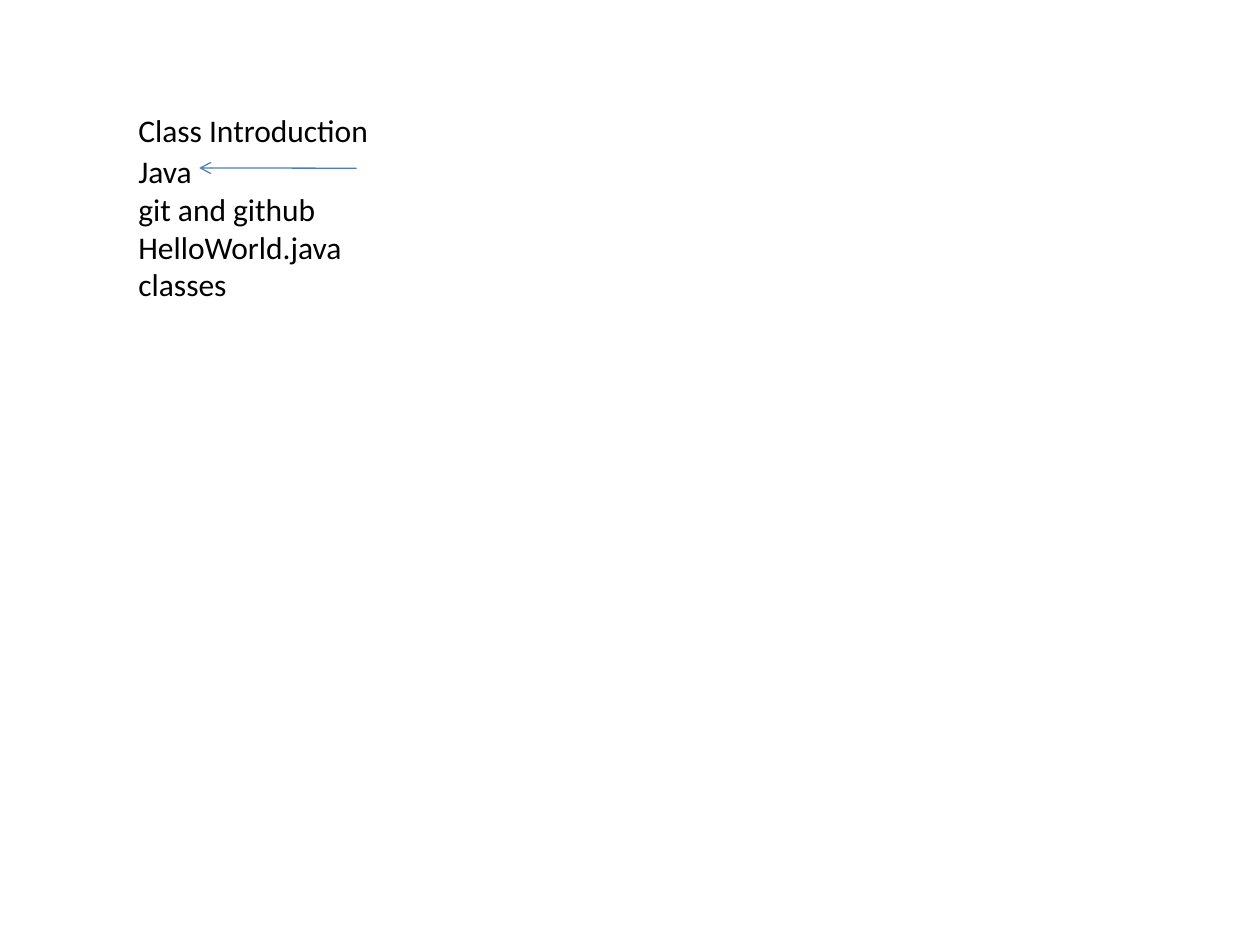
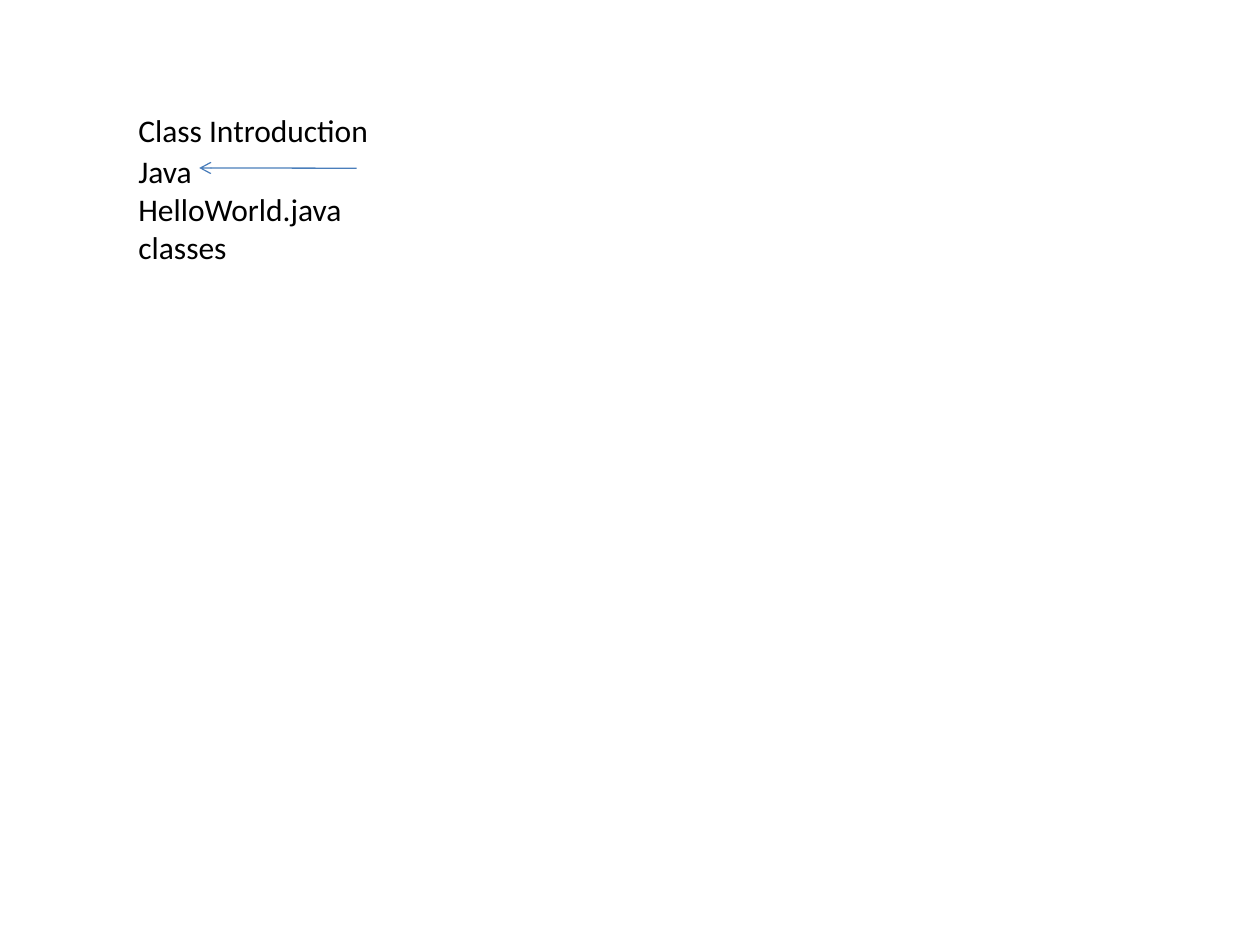
Before and after one commit to fodorclasses/fodorclasses.github.io, a slide deck: slide 14 of classes/prog2020/Prog3-Lecture01.pptx. Drawn at 1260x945 pixels with LibreOffice and Linux fonts; fonts in the diff are those of the drawing. Boxes give left, top, right and bottom in pixels: in the first picture for what was removed or moved away, otherwise in the second. Text is boxed around its words. In the diff, an @@ line names an element or a change of style, - is before the commit and + after.

```diff
--- a/classes/prog2020/Prog3-Lecture01.pptx
+++ b/classes/prog2020/Prog3-Lecture01.pptx
@@ text at [138, 199, 315, 227]: paragraph removed @@
-git and github
```
Also in this commit, not shown: 2 other slides changed.
